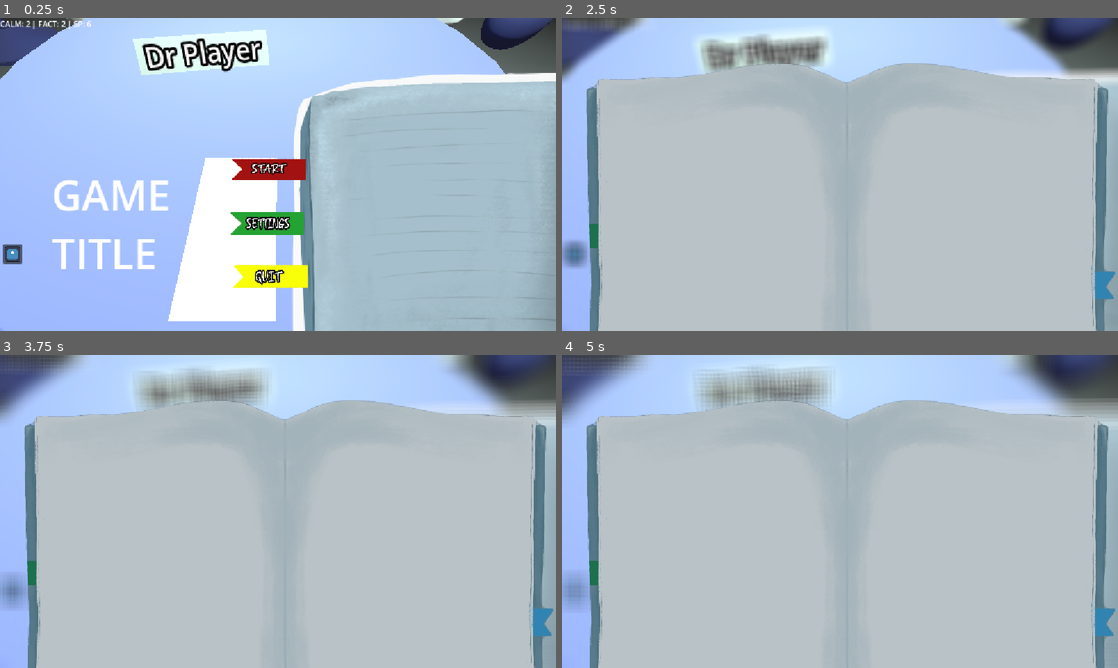
Above: before the commit, frames 1-4 (two rows, left to right).
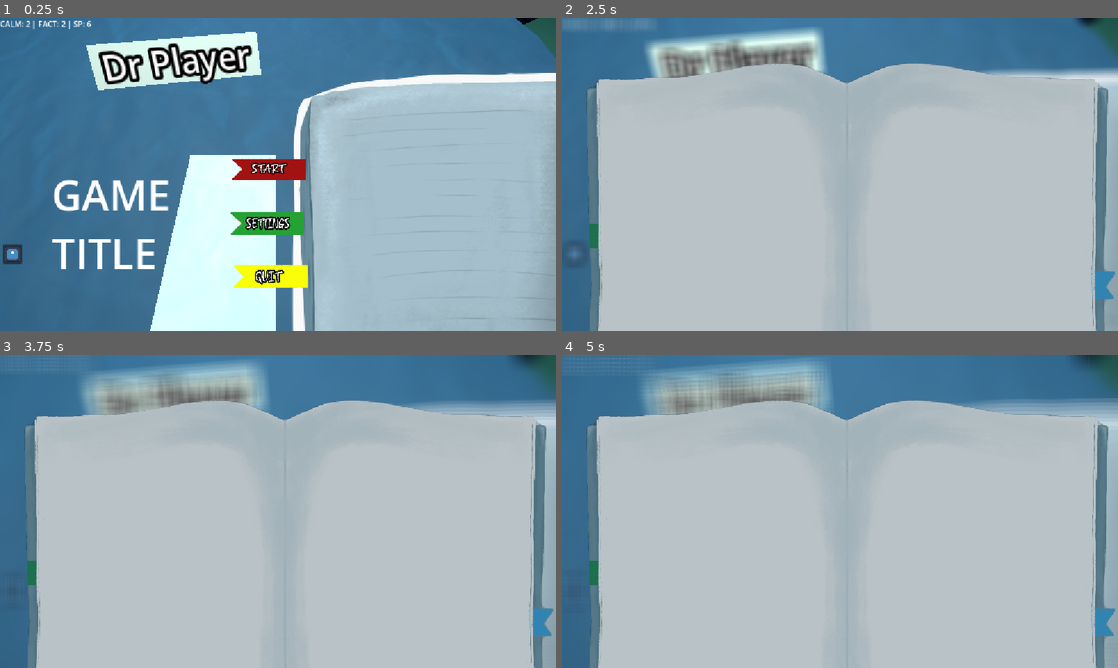
Above: after the commit, the same moments.

Repository: Blulow/octavuss_office
Game: Godot game, scene res://scenes/main_menu.tscn
Two runs of this game, one before a commit and one after it. Both use one fixed random seed, a clock stepped at 60 frames per second and the inputs below. The engine's default icon, where the game draws it, is replaced by a stand-in: a white triangle on a blue panel in a dark square.
Inputs (mouse positions are in pixels of both pictures, inside the frame that each line leads up to):
- Up to frame 1 (0.25 s): no input
- Up to frame 2 (2.5 s): click (573, 252) at 0.5 s; click (573, 252) at 1.25 s; click (573, 252) at 2 s
- Up to frame 3 (3.75 s): tap Enter (ui_accept) at 2.75 s; drag from (305, 505) to (333, 442) at 2.77 s; drag from (305, 561) to (250, 574) at 3.52 s
- Up to frame 4 (5 s): tap Enter (ui_accept) at 4.25 s; move the mouse to (867, 614) at 4.27 s; hold E (interact) from 4.28 s (still down); click (867, 614) at 4.42 s

The runs differ from the first frame. In frame 1, 57% of the frame differs, in the area x 0-100%, y 0-100%; in frame 2, 21%; in frame 3, 21%; in frame 4, 20%.

Commit message:
change: world scene with textures

Diff:
--- a/scenes/main_menu.tscn
+++ b/scenes/main_menu.tscn
@@ -11,9 +11,9 @@
 [ext_resource type="Texture2D" uid="uid://hl8gocycs3dn" path="res://assets/images/page_1.PNG" id="9_5pajh"]
 [ext_resource type="Texture2D" uid="uid://c6uedym22bktt" path="res://assets/images/page_3.PNG" id="10_j7ex8"]
 [ext_resource type="Texture2D" uid="uid://cf8mv0e3m0lhw" path="res://assets/images/page_2.PNG" id="11_a8gd2"]
-[ext_resource type="Script" uid="uid://e8qm7l8bibq6" path="res://scripts/UI/settings_panel.gd" id="12_7b55j"]
+[ext_resource type="Script" uid="uid://e8qm7l8bibq6" path="res://scripts/ui/settings_panel.gd" id="12_7b55j"]
 [ext_resource type="PackedScene" uid="uid://db0cmrkkmfc16" path="res://scenes/game.tscn" id="12_flqon"]
-[ext_resource type="PackedScene" uid="uid://djtxrqeg6047t" path="res://settings menu.tscn" id="13_5pajh"]
+[ext_resource type="PackedScene" uid="uid://djtxrqeg6047t" path="res://scenes/settings menu.tscn" id="13_5pajh"]
 [ext_resource type="PackedScene" uid="uid://d37warxbuyts5" path="res://scenes/world/world_objects.tscn" id="13_rcqid"]
 
 [sub_resource type="CapsuleMesh" id="CapsuleMesh_u8ny3"]
@@ -77,10 +77,14 @@
 [sub_resource type="PlaneMesh" id="PlaneMesh_drhbd"]
 size = Vector2(18.87, 12.31)
 
+[sub_resource type="StandardMaterial3D" id="StandardMaterial3D_68xlc"]
+albedo_color = Color(0.27163696, 0.50390625, 0.46786442, 1)
+
 [node name="MainMenu" type="Node3D" unique_id=1446060369]
 script = ExtResource("1_lgwnu")
 
 [node name="TransCam" type="Camera3D" parent="." unique_id=849756624]
+fov = 65.0
 
 [node name="Player" type="MeshInstance3D" parent="." unique_id=2141148213]
 transform = Transform3D(1, 0, 0, 0, 1, 0, 0, 0, 1, 0, 0, 2.7546952)
@@ -128,7 +132,7 @@
 TITLE"
 
 [node name="NameStand" type="Node3D" parent="MainMenuUI" unique_id=346076287]
-transform = Transform3D(0.98928577, 0, 0.14599197, 0, 1, 0, -0.14599197, 0, 0.98928577, -0.46910247, -0.17482334, 0.36041564)
+transform = Transform3D(0.98928577, 0, 0.14599197, 0, 1, 0, -0.14599197, 0, 0.98928577, -0.5002061, -0.22344017, 0.5701404)
 
 [node name="MeshInstance3D" type="MeshInstance3D" parent="MainMenuUI/NameStand" unique_id=1193740616]
 transform = Transform3D(1, 0, 0, 0, 0.70710677, -0.70710677, 0, 0.70710677, 0.70710677, 0, 0, 0.054950446)
@@ -290,23 +294,28 @@
 transform = Transform3D(1, 0, 0, 0, 1, 0, 0, 0, 1, -0.15272617, -0.8022246, -2.214226)
 
 [node name="Wall" type="MeshInstance3D" parent="World" unique_id=1881040382]
-transform = Transform3D(1.1965013, 0, 0, 0, -4.371139e-08, -1, 0, 1, -4.371139e-08, 0, 0, -4.8532753)
-mesh = SubResource("PlaneMesh_drhbd")
+transform = Transform3D(1.1965013, 0, 0, 0, -4.371139e-08, -1.5155723, 0, 1, -6.624777e-08, 0, 0, -5.870798)
+mesh = SubResource("PlaneMesh_drhbd")
+surface_material_override/0 = SubResource("StandardMaterial3D_68xlc")
 
 [node name="Wall2" type="MeshInstance3D" parent="World" unique_id=209531136]
 transform = Transform3D(-1.2904843, -8.742278e-08, 3.821371e-15, 0, -4.371139e-08, -1, 1.1281772e-07, -1, 4.371139e-08, 0, 0, 4.3330913)
 mesh = SubResource("PlaneMesh_drhbd")
+surface_material_override/0 = SubResource("StandardMaterial3D_68xlc")
 
 [node name="Wall3" type="MeshInstance3D" parent="World" unique_id=1403352524]
 transform = Transform3D(1.2733958, 8.742278e-08, 9.801188e-08, -1.113238e-07, 1, 0, -1.11323786e-07, -7.1054274e-15, 1.1211253, 1.7669545e-13, -1.6133447, -0.375731)
 mesh = SubResource("PlaneMesh_drhbd")
+surface_material_override/0 = SubResource("StandardMaterial3D_68xlc")
 
 [node name="Wall4" type="MeshInstance3D" parent="World" unique_id=1665318888]
 transform = Transform3D(4.3711392e-08, 1, 4.371139e-08, -1, 4.3711413e-08, 4.3711385e-08, 4.3711385e-08, -4.3711413e-08, 1, -11.208863, -3.4930534, -0.12270117)
 mesh = SubResource("PlaneMesh_drhbd")
+surface_material_override/0 = SubResource("StandardMaterial3D_68xlc")
 
 [node name="Wall5" type="MeshInstance3D" parent="World" unique_id=1796851392]
 transform = Transform3D(-2.810162e-08, -1, -4.371139e-08, 2.4567217e-15, 4.371139e-08, -1, 0.64289016, -4.371139e-08, 1.9106855e-15, 10.724314, -0.0422287, -0.31584835)
 mesh = SubResource("PlaneMesh_drhbd")
+surface_material_override/0 = SubResource("StandardMaterial3D_68xlc")
 
 [connection signal="onclick" from="MainMenuUI/Book/Strips/Strip" to="." method="_on_strip_onclick"]
--- a/scenes/world/world_objects.tscn
+++ b/scenes/world/world_objects.tscn
@@ -1,52 +1,63 @@
 [gd_scene format=3 uid="uid://d37warxbuyts5"]
 
 [ext_resource type="PackedScene" uid="uid://ykqfu2vsr87e" path="res://assets/model/scene.glb" id="1_wkta0"]
+[ext_resource type="Texture2D" uid="uid://ctavx1dt5c1ds" path="res://assets/textures/environment_asset_BaseColor.png" id="2_7hq2q"]
+[ext_resource type="Texture2D" uid="uid://dwc4u4b4lxqih" path="res://assets/textures/environment_asset_Normal.png" id="3_xvsnw"]
+[ext_resource type="Texture2D" uid="uid://2fpc6tnfe47s" path="res://assets/textures/environment_asset_OcclusionRoughnessMetallic.png" id="4_kif0n"]
+[ext_resource type="Texture2D" uid="uid://comegix7hky5y" path="res://assets/textures/environment_sofa_BaseColor.png" id="5_igk8o"]
+[ext_resource type="Texture2D" uid="uid://bgtbwq5glnvqm" path="res://assets/textures/environment_sofa_Normal.png" id="6_vswrd"]
+[ext_resource type="Texture2D" uid="uid://bgpm61h28gf1m" path="res://assets/textures/environment_sofa_OcclusionRoughnessMetallic.png" id="7_34ksg"]
 
-[sub_resource type="StandardMaterial3D" id="StandardMaterial3D_1ajci"]
-albedo_color = Color(0.41001892, 0.4197899, 0.66015625, 1)
+[sub_resource type="ORMMaterial3D" id="ORMMaterial3D_34j72"]
+albedo_texture = ExtResource("2_7hq2q")
+orm_texture = ExtResource("4_kif0n")
+normal_enabled = true
+normal_texture = ExtResource("3_xvsnw")
 
-[sub_resource type="StandardMaterial3D" id="StandardMaterial3D_wkta0"]
-albedo_color = Color(0.953125, 0.9546131, 1, 1)
-
-[sub_resource type="StandardMaterial3D" id="StandardMaterial3D_wydib"]
-albedo_color = Color(0.53686357, 0.86328125, 0.50920105, 1)
+[sub_resource type="ORMMaterial3D" id="ORMMaterial3D_kdvlo"]
+albedo_texture = ExtResource("5_igk8o")
+orm_texture = ExtResource("7_34ksg")
+normal_enabled = true
+normal_texture = ExtResource("6_vswrd")
 
 [node name="scene" unique_id=2038157985 instance=ExtResource("1_wkta0")]
 
-[node name="SM_frame1" parent="." index="0" unique_id=1586795727]
-transform = Transform3D(1.392, 0, 0, 0, -3.496911e-09, -1.789, 0, 0.08, -7.8199676e-08, -1.5377791, 2.4152865, -2.5700004)
-surface_material_override/0 = SubResource("StandardMaterial3D_1ajci")
+[node name="SM_frame1" parent="." index="0" unique_id=19269118]
+transform = Transform3D(2.7103524, 0, 0, 0, -3.496911e-09, -3.539397, 0, 0.08, -1.5471196e-07, -1.9841161, 4.659862, -3.6260433)
+surface_material_override/0 = SubResource("ORMMaterial3D_34j72")
 
-[node name="SM_frame2" parent="." index="1" unique_id=1450638984]
-transform = Transform3D(1.112, 0, 0, 0, -2.4478377e-09, -1.426, 0, 0.056, -6.233244e-08, 0.24707556, 2.4152865, -2.5700004)
-surface_material_override/0 = SubResource("StandardMaterial3D_1ajci")
+[node name="SM_frame2" parent="." index="1" unique_id=951137077]
+transform = Transform3D(2.1435142, 0, 0, 0, -2.447837e-09, -2.779304, 0, 0.055999987, -1.2148725e-07, 1.3085151, 4.295708, -3.6260433)
+surface_material_override/0 = SubResource("ORMMaterial3D_34j72")
 
-[node name="SM_lamp" parent="." index="2" unique_id=1757344622]
-transform = Transform3D(0.027, 0, 0, 0, -1.1802075e-09, -0.027, 0, 0.027, -1.1802075e-09, -4.481242, 1.4058995, 0.0035824776)
-surface_material_override/0 = SubResource("StandardMaterial3D_1ajci")
+[node name="SM_lamp" parent="." index="2" unique_id=165874519]
+transform = Transform3D(0.027, 0, 0, 0, -1.1802075e-09, -0.027, 0, 0.027, -1.1802075e-09, -5.595069, 1.4058995, -0.9454603)
+surface_material_override/0 = SubResource("ORMMaterial3D_34j72")
 
-[node name="SM_paper" parent="." index="3" unique_id=813508642]
+[node name="SM_paper" parent="." index="3" unique_id=1380761485]
 transform = Transform3D(0.34951517, 0, 0, 0, 0, -1.8796344, 0, 0.65018004, 0, -0.028482437, 0.5037293, 3.6776848)
-surface_material_override/0 = SubResource("StandardMaterial3D_wkta0")
+surface_material_override/0 = SubResource("ORMMaterial3D_34j72")
 
-[node name="SM_pen" parent="." index="4" unique_id=767214228]
+[node name="SM_pen" parent="." index="4" unique_id=1000921858]
 transform = Transform3D(0.001, 0, 0, 0, 0.001, 0, 0, 0, 0.001, 0.33354527, 0.5096068, 3.5197484)
-surface_material_override/0 = SubResource("StandardMaterial3D_wydib")
+surface_material_override/0 = SubResource("ORMMaterial3D_34j72")
 
-[node name="SM_pillow1" parent="." index="5" unique_id=1920185847]
-transform = Transform3D(0.0067024813, 0.004913121, -0.0033458478, 0.004354434, -0.008351616, 0.0047184285, -0.0003400723, -0.010105038, -0.005526458, 2.0776937, 0.8156873, -1.3442091)
+[node name="SM_pillow1" parent="." index="5" unique_id=1350277842]
+transform = Transform3D(0.010678999, 0.008883424, -0.005454163, 0.007373567, -0.010975206, 0.008726317, 0.0007677823, -0.018155707, -0.007943773, 2.593879, 1.1435565, -1.8766085)
+surface_material_override/0 = SubResource("ORMMaterial3D_34j72")
 
-[node name="SM_pillow2" parent="." index="6" unique_id=5150630]
-transform = Transform3D(0.005600714, -0.005425741, 0.0047978517, -0.0056124446, -0.0074170073, 0.00381279, 0.0010641783, -0.010561692, -0.0051423004, -1.9781985, 0.6636449, -1.2557448)
-surface_material_override/0 = SubResource("StandardMaterial3D_1ajci")
+[node name="SM_pillow2" parent="." index="6" unique_id=1765107829]
+transform = Transform3D(0.010798094, -0.012798722, 0.00026386045, -0.0044588125, -0.011099121, 0.010476799, -0.0057026525, -0.015556428, -0.0076920176, -2.6607103, 1.0035274, -2.1421907)
+surface_material_override/0 = SubResource("ORMMaterial3D_34j72")
 
-[node name="SM_plant" parent="." index="7" unique_id=1476091774]
-transform = Transform3D(0.025, 0, 0, 0, -1.0927848e-09, -0.025, 0, 0.025, -1.0927848e-09, 4.271217, 0.2768824, -0.24307632)
-surface_material_override/0 = SubResource("StandardMaterial3D_1ajci")
+[node name="SM_plant" parent="." index="7" unique_id=389636376]
+transform = Transform3D(0.035, 0, 0, 0, -1.5298985e-09, -0.035, 0, 0.035, -1.5298985e-09, 5.937923, 0.64631975, -0.8496921)
+surface_material_override/0 = SubResource("ORMMaterial3D_34j72")
 
-[node name="SM_sofa" parent="." index="8" unique_id=1757915113]
-transform = Transform3D(3.645, 0, 0, 0, -1.5932801e-07, -3.645, 0, 3.645, -1.5932801e-07, 0.0013874471, 0.32230142, -1.0826421)
+[node name="SM_sofa" parent="." index="8" unique_id=1333876697]
+transform = Transform3D(4.895, 0, 0, 0, -2.1396724e-07, -4.895, 0, 4.895, -2.1396724e-07, 0.0013874471, 0.32230142, -1.5359972)
+surface_material_override/0 = SubResource("ORMMaterial3D_kdvlo")
 
-[node name="SM_table" parent="." index="9" unique_id=616739378]
+[node name="SM_table" parent="." index="9" unique_id=27432014]
 transform = Transform3D(0.014, 0, 0, 0, -6.119594e-10, -0.014, 0, 0.014, -6.119594e-10, 0, -0.148916, 2.5000014)
-surface_material_override/0 = SubResource("StandardMaterial3D_1ajci")
+surface_material_override/0 = SubResource("ORMMaterial3D_34j72")
Binary file added: assets/textures/environment_asset_BaseColor.png
Not shown, added: assets/textures/environment_asset_BaseColor.png.import
Binary file added: assets/textures/environment_asset_Normal.png
Not shown, added: assets/textures/environment_asset_Normal.png.import
Binary file added: assets/textures/environment_asset_OcclusionRoughnessMetallic.png
Not shown, added: assets/textures/environment_asset_OcclusionRoughnessMetallic.png.import
Binary file added: assets/textures/environment_sofa_BaseColor.png
Not shown, added: assets/textures/environment_sofa_BaseColor.png.import
Binary file added: assets/textures/environment_sofa_Normal.png
Not shown, added: assets/textures/environment_sofa_Normal.png.import
Binary file added: assets/textures/environment_sofa_OcclusionRoughnessMetallic.png
Not shown, added: assets/textures/environment_sofa_OcclusionRoughnessMetallic.png.import
